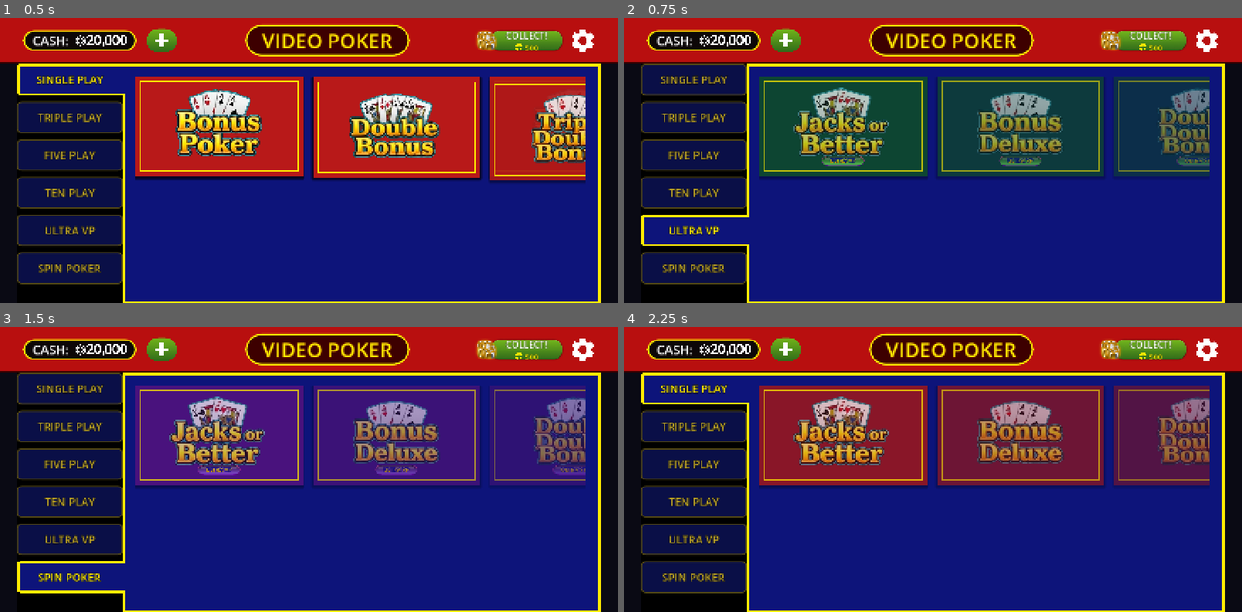
Above: before the commit, frames 1-4 (two rows, left to right).
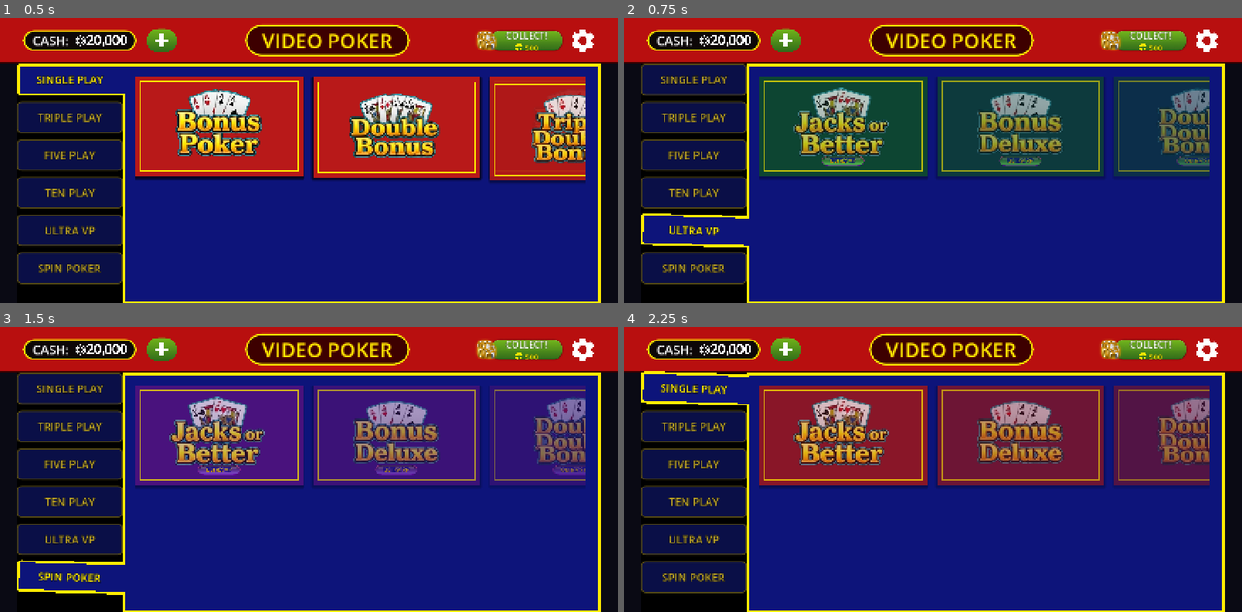
Above: after the commit, the same moments.

Repository: Vadosina-git/video-poker
Game: Godot game, scene res://scenes/main.tscn
Same seed, same stepped clock (60 frames per second), same inputs: the game is played once before the commit and once after it.
Inputs:
- Up to frame 1 (0.5 s): no input
- Up to frame 2 (0.75 s): click "ULTRA VP" at 0.5 s
- Up to frame 3 (1.5 s): click "SPIN POKER" at 1.25 s
- Up to frame 4 (2.25 s): click "SINGLE PLAY" at 2 s

Frame 1 is identical in both runs. In frame 2, 0.2% of the frame differs, in the area x 2-21%, y 68-81%; in frame 3, 0.3%, in the area x 2-21%, y 81-95%; in frame 4, 0.3%.

Commit message:
anim 1.4: sidebar tab wiggle on mode change

Diff:
--- a/scripts/lobby_manager.gd
+++ b/scripts/lobby_manager.gd
@@ -282,6 +282,15 @@
 	for i in _sidebar_buttons.size():
 		_style_sidebar_btn(_sidebar_buttons[i], i == _active_mode)
 	_build_carousel()
+	# Tab wiggle — small rotate bounce on the newly selected tab
+	if index < _sidebar_buttons.size():
+		var btn: Control = _sidebar_buttons[index]
+		btn.pivot_offset = btn.size * 0.5
+		var tw := btn.create_tween()
+		tw.set_trans(Tween.TRANS_SINE).set_ease(Tween.EASE_OUT)
+		tw.tween_property(btn, "rotation", deg_to_rad(-2.5), 0.08).from(0.0)
+		tw.tween_property(btn, "rotation", deg_to_rad(2.0), 0.09)
+		tw.tween_property(btn, "rotation", 0.0, 0.1)
 
 
 func _style_sidebar_btn(btn: Button, active: bool) -> void:
